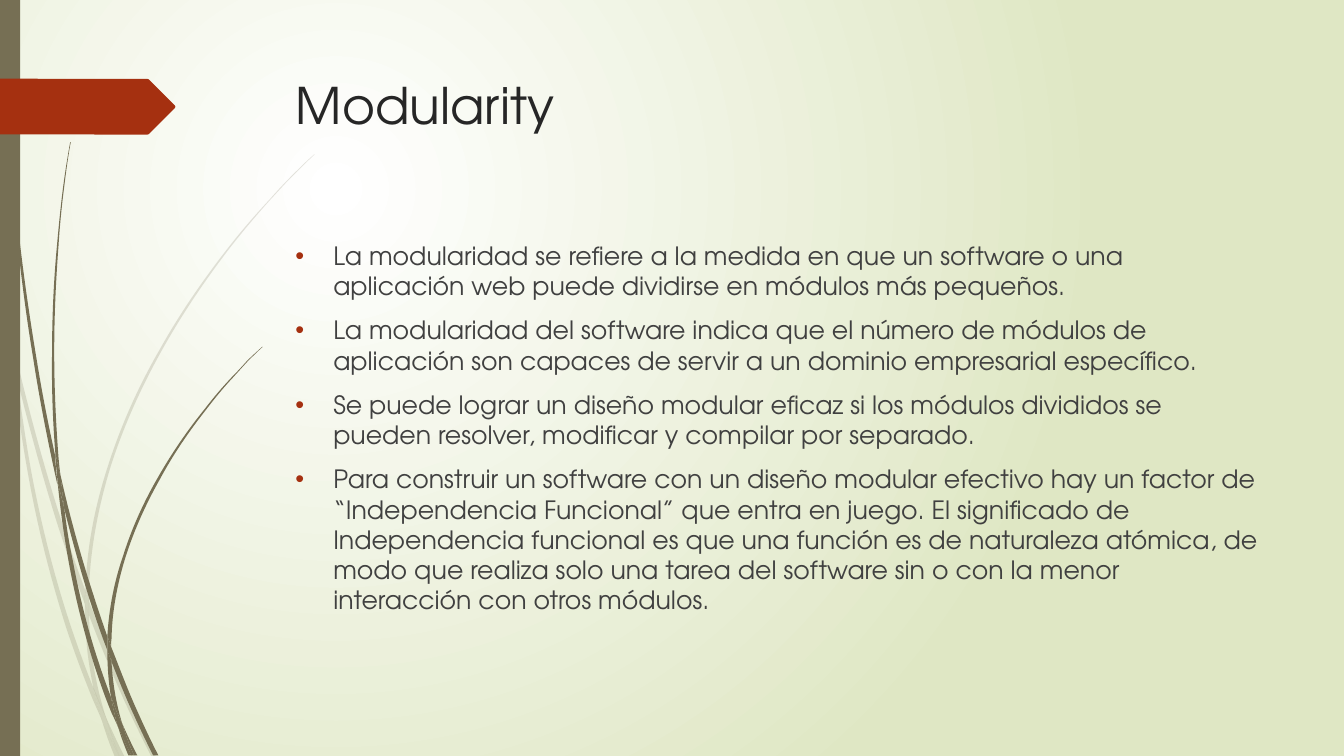
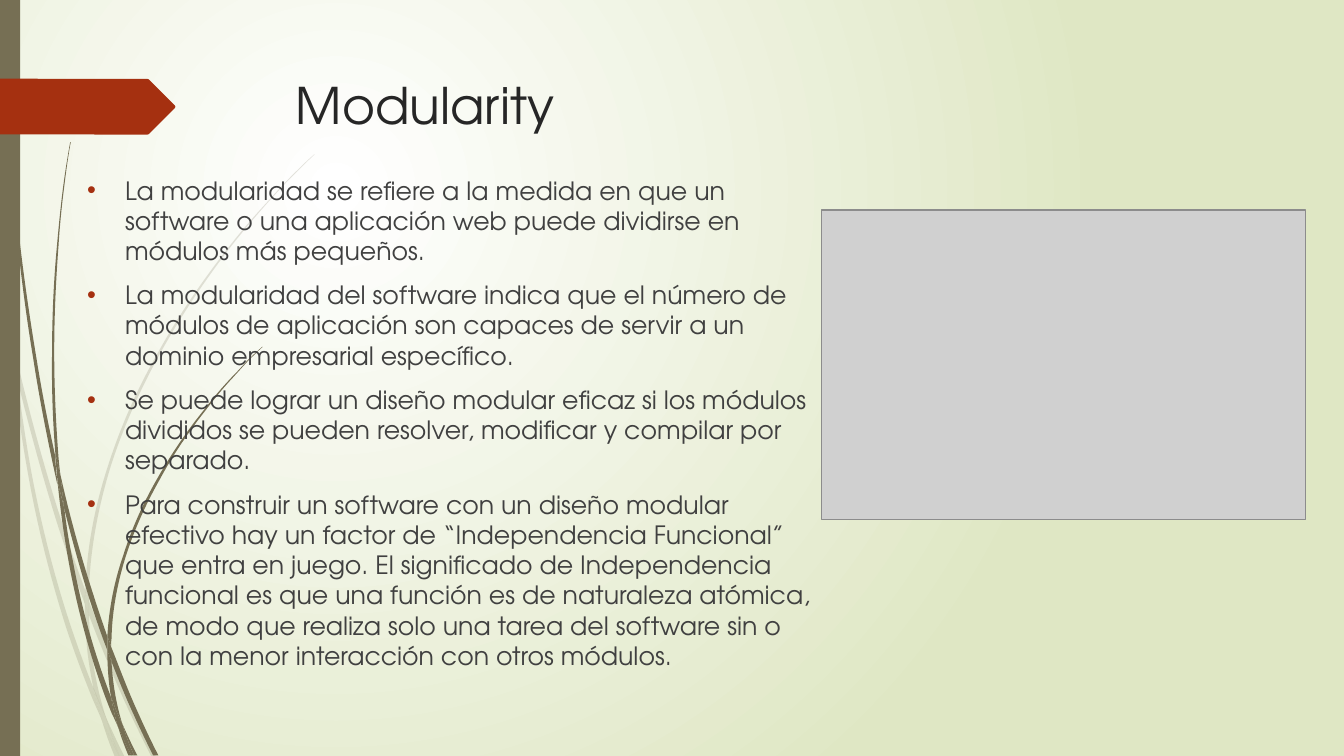
Before and after one commit to andreshiguitaperez/The-diVines, a slide deck: slide 9 of Documentos/RNF.pptx. Drawn at 1344x756 pixels with LibreOffice and Linux fonts; fonts in the diff are those of the drawing; grey boxes stand for pictures. Boxes give left, top, right and bottom in pixels: in the first picture for what was removed or moved away, otherwise in the second. Text is boxed around its words. In the diff, an @@ line names an element or a change of style, - is before the commit and + after.

```diff
--- a/Documentos/RNF.pptx
+++ b/Documentos/RNF.pptx
@@ text "La modularidad se refiere a ..." rewrapped from <box>333,246,1258,610</box> to <box>125,181,810,666</box> @@
@@ picture added at <box>822,210,1306,519</box> @@
```
Also in this commit, not shown: 6 other slides changed, 3 slides added.
